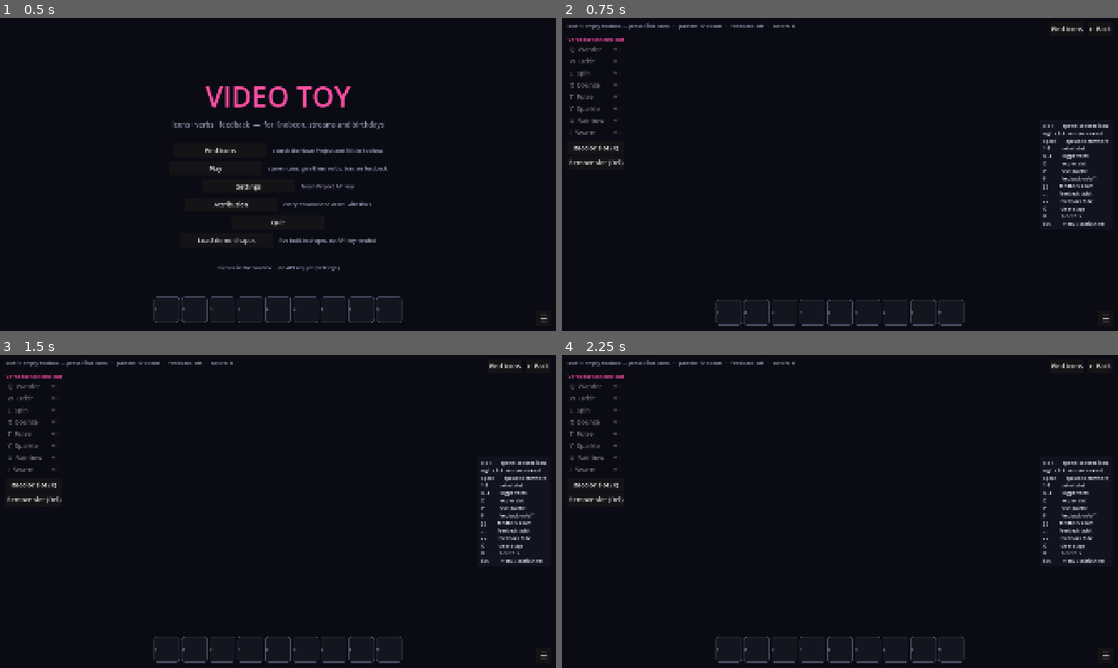
Above: before the commit, frames 1-4 (two rows, left to right).
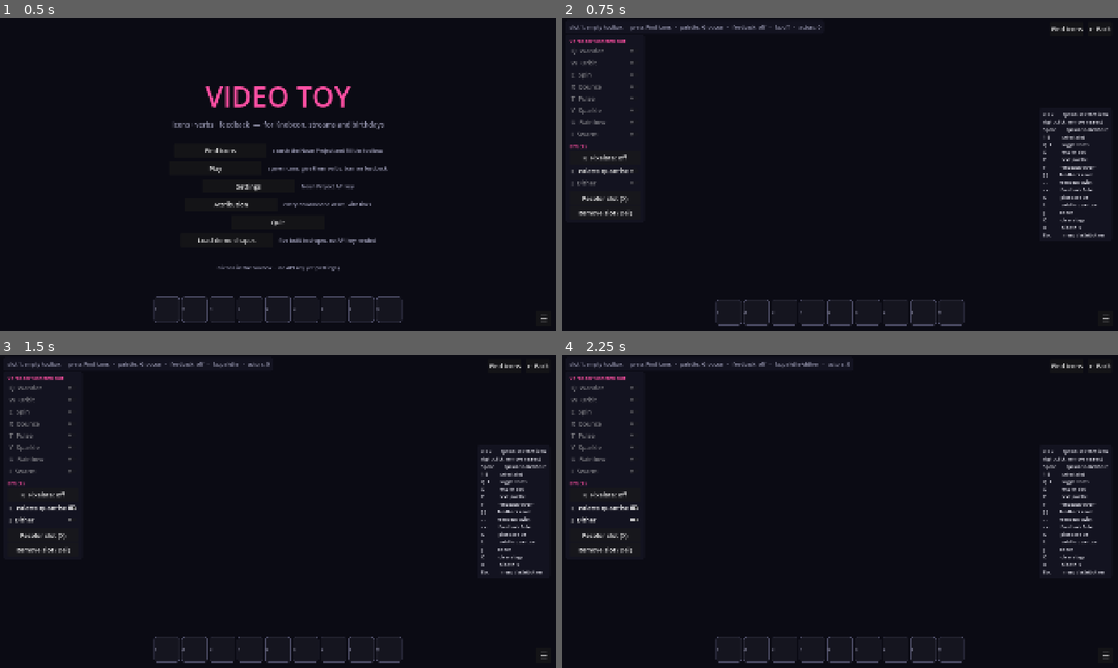
Above: after the commit, the same moments.

Repository: TheMutantFactory/video-toy
Game: Godot game, scene res://main.tscn
The game is run twice, just before and just after one commit, with the same random seed, the same clock (stepped at 60 frames per second) and the same inputs.
Inputs (mouse positions are in pixels of both pictures, inside the frame that each line leads up to):
- Up to frame 1 (0.5 s): no input
- Up to frame 2 (0.75 s): click "Play" at 0.5 s
- Up to frame 3 (1.5 s): click (44, 508) at 1.25 s, where only the run after the commit has a clickable "L Palette quantise"
- Up to frame 4 (2.25 s): click (606, 520) at 2 s, where only the run after the commit has a clickable "J Dither"

Frame 1 is identical in both runs. In frame 2, 3.5% of the frame differs, in the area x 0-99%, y 1-71%; in frame 3, 3.6%; in frame 4, 3.6%.

Commit message:
Stage post-process: pixelate, palette quantise, ordered dither
One canvas_item shader (src/fx.gdshader) on a full-screen ColorRect above the
world and feedback layers, below the HUD, sampling hint_screen_texture.
K cycles block size (off/4/8/12/20/32), L snaps every pixel to the nearest
colour of the active palette ring + background, J adds 4x4 Bayer dither on
the block grid. Palette changes re-feed the uniforms. Effects panel under the
verbs; HUD and verb panel now sit on translucent cards so they read on light
palettes. Capture mode adds pixelate.png and quantise.png.

Co-Authored-By: Claude Fable 5.1 <noreply@anthropic.com>

Diff:
--- /dev/null
+++ b/src/fx.gd
@@ -0,0 +1,79 @@
+extends ColorRect
+## The post-process layer (see fx.gdshader). Owns the effect state, pushes
+## uniforms, and hides itself when nothing is on so the plain path stays free.
+
+const PIXEL_STEPS := [0, 4, 8, 12, 20, 32]
+
+var pixel_step := 0
+var quantize := false
+var dither := false
+var _mat: ShaderMaterial
+
+
+func _ready() -> void:
+	set_anchors_and_offsets_preset(Control.PRESET_FULL_RECT)
+	mouse_filter = Control.MOUSE_FILTER_IGNORE
+	color = Color.WHITE
+	_mat = ShaderMaterial.new()
+	_mat.shader = load("res://src/fx.gdshader")
+	material = _mat
+	_push()
+
+
+func is_active() -> bool:
+	return pixel_step > 0 or quantize
+
+
+func pixel_size() -> int:
+	return PIXEL_STEPS[pixel_step]
+
+
+func cycle_pixelate() -> void:
+	pixel_step = (pixel_step + 1) % PIXEL_STEPS.size()
+	_push()
+
+
+func toggle_quantize() -> void:
+	quantize = not quantize
+	_push()
+
+
+func toggle_dither() -> void:
+	dither = not dither
+	_push()
+
+
+func set_state(pixel: int, quant: bool, dith: bool) -> void:
+	pixel_step = maxi(PIXEL_STEPS.find(pixel), 0)
+	quantize = quant
+	dither = dith
+	_push()
+
+
+## Feed the shader the active palette ring plus its background.
+func set_palette(index: int) -> void:
+	var colours: Array = Palettes.ring(index)
+	colours.append(Palettes.bg(index))
+	var arr: Array[Color] = []
+	for i in 16:
+		arr.append(colours[i] if i < colours.size() else Color.BLACK)
+	_mat.set_shader_parameter("palette", PackedColorArray(arr))
+	_mat.set_shader_parameter("palette_count", mini(colours.size(), 16))
+
+
+func describe() -> String:
+	if not is_active():
+		return "off"
+	var parts: Array = []
+	if pixel_step > 0:
+		parts.append("pixel %d" % pixel_size())
+	if quantize:
+		parts.append("palette" + ("+dither" if dither else ""))
+	return "  ".join(parts)
+
+
+func _push() -> void:
+	_mat.set_shader_parameter("pixel_size", float(pixel_size()))
+	_mat.set_shader_parameter("quantize", quantize)
+	_mat.set_shader_parameter("dither", dither)
+	visible = is_active()
--- /dev/null
+++ b/src/fx.gdshader
@@ -0,0 +1,62 @@
+shader_type canvas_item;
+// Post-process for the stage. Drawn as a full-screen ColorRect above the world
+// and below the HUD, sampling whatever was rendered underneath it.
+//
+//   pixel_size   0 = off, else block size in screen pixels
+//   quantize     snap every pixel to the nearest palette colour
+//   dither       ordered 4x4 Bayer before quantising (needs quantize)
+//   palette[]    the active Palettes ring + background, palette_count entries
+
+uniform sampler2D screen_tex : hint_screen_texture, filter_nearest, repeat_disable;
+uniform float pixel_size = 0.0;
+uniform bool quantize = false;
+uniform bool dither = false;
+uniform float dither_strength = 0.12;
+uniform int palette_count = 0;
+uniform vec4 palette[16];
+
+const float BAYER[16] = float[16](
+	 0.0,  8.0,  2.0, 10.0,
+	12.0,  4.0, 14.0,  6.0,
+	 3.0, 11.0,  1.0,  9.0,
+	15.0,  7.0, 13.0,  5.0);
+
+vec3 nearest_palette(vec3 c) {
+	vec3 best = c;
+	float best_d = 1e9;
+	// Perceptual-ish weights so green differences count more than blue.
+	const vec3 w = vec3(0.30, 0.59, 0.11);
+	for (int i = 0; i < 16; i++) {
+		if (i >= palette_count) break;
+		vec3 d = (c - palette[i].rgb) * w;
+		float dist = dot(d, d);
+		if (dist < best_d) {
+			best_d = dist;
+			best = palette[i].rgb;
+		}
+	}
+	return best;
+}
+
+void fragment() {
+	vec2 uv = SCREEN_UV;
+	vec2 screen_px = 1.0 / SCREEN_PIXEL_SIZE;
+	vec2 frag = uv * screen_px;
+	if (pixel_size > 0.5) {
+		frag = (floor(frag / pixel_size) + 0.5) * pixel_size;
+		uv = frag / screen_px;
+	}
+	vec3 c = texture(screen_tex, uv).rgb;
+	if (quantize && palette_count > 0) {
+		if (dither) {
+			// Threshold on the block grid when pixelated, else on real pixels.
+			vec2 cell = pixel_size > 0.5 ? floor(frag / pixel_size) : floor(frag);
+			int ix = int(mod(cell.x, 4.0));
+			int iy = int(mod(cell.y, 4.0));
+			float t = (BAYER[iy * 4 + ix] + 0.5) / 16.0 - 0.5;
+			c += t * dither_strength;
+		}
+		c = nearest_palette(clamp(c, 0.0, 1.0));
+	}
+	COLOR = vec4(c, 1.0);
+}
--- a/src/main.gd
+++ b/src/main.gd
@@ -77,7 +77,7 @@
 	DirAccess.make_dir_recursive_absolute(dir)
 	if Toolbox.slots.is_empty():
 		DemoPack.load_into(Toolbox, Ledger)
-	var shots := SCREENS.keys() + ["menu", "attribution", "feedback"]
+	var shots := SCREENS.keys() + ["menu", "attribution", "feedback", "pixelate", "quantise"]
 	for name in shots:
 		match name:
 			"menu":
@@ -93,6 +93,14 @@
 				current.demo_spawn()
 				current._set_feedback(true)
 				await get_tree().create_timer(3.0).timeout
+			"pixelate":
+				current.set_fx(12, false, false)
+				await get_tree().create_timer(0.3).timeout
+			"quantise":
+				current.palette_index = 3          # Cream: light bg, 5 inks
+				current._apply_palette()
+				current.set_fx(8, true, true)
+				await get_tree().create_timer(0.5).timeout
 			"stage":
 				show_screen(name)
 				await get_tree().create_timer(0.3).timeout
--- a/src/stage_screen.gd
+++ b/src/stage_screen.gd
@@ -5,12 +5,13 @@
 ##
 ## Keys: 1-9 slot · Q W E R T Y U I verbs · click spawn · right-click remove
 ## · Space random spawn · P palette · F feedback · [ ] zoom · , . rotate
-## · - = fade · C clear · H help · Esc menu
+## · - = fade · K pixelate · L palette quantise · J dither · C clear · H help · Esc menu
 
 signal navigate(name: String)
 
 const HotbarScript = preload("res://src/hotbar.gd")
 const ActorScript = preload("res://src/actor.gd")
+const FxScript = preload("res://src/fx.gd")
 const WORLD := Vector2i(1920, 1080)
 
 var palette_index := 0
@@ -31,7 +32,11 @@
 var _help: PanelContainer
 var _verb_panel: VBoxContainer
 var _verb_checks := {}
+var _fx_pixel_btn: Button
+var _fx_quant: CheckButton
+var _fx_dither: CheckButton
 var _hotbar
+var _fx
 
 
 func _ready() -> void:
@@ -82,23 +87,32 @@
 	_screen.mouse_filter = Control.MOUSE_FILTER_IGNORE
 	add_child(_screen)
 
+	_fx = FxScript.new()
+	add_child(_fx)
+
 	_build_hud()
 	Toolbox.selection_changed.connect(func(_i): _refresh_verbs())
 	Toolbox.changed.connect(_refresh_verbs)
 	_refresh_verbs()
 	_apply_palette()
+	_refresh_fx()
 
 
 # ---------------- HUD ----------------
 func _build_hud() -> void:
+	var hud_card := PanelContainer.new()
+	hud_card.position = Vector2(12, 8)
+	add_child(hud_card)
 	_hud = UI.label("", 18, UI.DIM)
-	_hud.position = Vector2(20, 14)
-	add_child(_hud)
-
+	hud_card.add_child(_hud)
+
+	# Verb panel sits on a translucent card so it reads on light palettes too.
+	var card := PanelContainer.new()
+	card.position = Vector2(12, 56)
+	add_child(card)
 	_verb_panel = VBoxContainer.new()
-	_verb_panel.position = Vector2(20, 60)
 	_verb_panel.add_theme_constant_override("separation", 2)
-	add_child(_verb_panel)
+	card.add_child(_verb_panel)
 	_verb_panel.add_child(UI.label("Verbs for selected slot", 18, UI.ACCENT))
 	for v in Verbs.ALL:
 		var cb := CheckButton.new()
@@ -108,6 +122,24 @@
 		_verb_panel.add_child(cb)
 		_verb_checks[v["id"]] = cb
 	_verb_panel.add_child(UI.vspace(6))
+	_verb_panel.add_child(UI.label("Effects", 18, UI.ACCENT))
+	_fx_pixel_btn = UI.button("", func():
+		_fx.cycle_pixelate()
+		_refresh_fx())
+	_verb_panel.add_child(_fx_pixel_btn)
+	_fx_quant = CheckButton.new()
+	_fx_quant.text = "L  Palette quantise"
+	_fx_quant.toggled.connect(func(_on):
+		_fx.toggle_quantize()
+		_refresh_fx())
+	_verb_panel.add_child(_fx_quant)
+	_fx_dither = CheckButton.new()
+	_fx_dither.text = "J  Dither"
+	_fx_dither.toggled.connect(func(_on):
+		_fx.toggle_dither()
+		_refresh_fx())
+	_verb_panel.add_child(_fx_dither)
+	_verb_panel.add_child(UI.vspace(6))
 	_verb_panel.add_child(UI.button("Recolor slot (X)", func(): _recolor()))
 	_verb_panel.add_child(UI.button("Remove slot (Del)", func(): Toolbox.remove(Toolbox.selected)))
 
@@ -120,7 +152,8 @@
 		"click        spawn selected icon\nright-click  remove nearest\nSpace        spawn somewhere\n"
 		+ "1-9          select slot\nQ..I         toggle verbs\nX            recolor slot\n"
 		+ "P            next palette\nF            feedback on/off\n[ ]          feedback zoom\n"
-		+ ", .          feedback twist\n- =          feedback fade\nC            clear stage\n"
+		+ ", .          feedback twist\n- =          feedback fade\nK            pixelate size\n"
+		+ "L            palette quantise\nJ            dither\nC            clear stage\n"
 		+ "H            hide this\nEsc          menu / attribution", 16)
 	_help.add_child(hl)
 	add_child(_help)
@@ -153,18 +186,33 @@
 	_update_hud()
 
 
+func _refresh_fx() -> void:
+	_fx_pixel_btn.text = "K  Pixelate: %s" % ("off" if _fx.pixel_step == 0 else "%d px" % _fx.pixel_size())
+	_fx_quant.set_pressed_no_signal(_fx.quantize)
+	_fx_dither.set_pressed_no_signal(_fx.dither)
+	_fx_dither.disabled = not _fx.quantize
+	_update_hud()
+
+
+## Used by --capture.
+func set_fx(pixel: int, quant: bool, dith: bool) -> void:
+	_fx.set_state(pixel, quant, dith)
+	_refresh_fx()
+
+
 func _update_hud() -> void:
 	var cur := Toolbox.current()
 	var name := str(cur.get("term", "—")) if not cur.is_empty() else "empty toolbox — press Find Icons"
-	_hud.text = "slot %d: %s   ·   palette: %s   ·   feedback: %s   ·   actors: %d" % [
+	_hud.text = "slot %d: %s   ·   palette: %s   ·   feedback: %s   ·   fx: %s   ·   actors: %d" % [
 		Toolbox.selected + 1, name, Palettes.get_palette(palette_index)["name"],
 		("zoom %.2f  twist %.2f  fade %.2f" % [fb_zoom, fb_rot, fb_fade]) if feedback else "off",
-		_actors.get_child_count()]
+		_fx.describe(), _actors.get_child_count()]
 
 
 # ---------------- palette / feedback ----------------
 func _apply_palette() -> void:
 	_bg.color = Palettes.bg(palette_index)
+	_fx.set_palette(palette_index)
 	_hotbar.palette_index = palette_index
 	_hotbar.refresh()
 	for a in _actors.get_children():
@@ -280,6 +328,15 @@
 		KEY_BRACKETRIGHT: fb_zoom = minf(1.20, fb_zoom + 0.01)
 		KEY_COMMA: fb_rot -= 0.01
 		KEY_PERIOD: fb_rot += 0.01
+		KEY_K:
+			_fx.cycle_pixelate()
+			_refresh_fx()
+		KEY_L:
+			_fx.toggle_quantize()
+			_refresh_fx()
+		KEY_J:
+			_fx.toggle_dither()
+			_refresh_fx()
 		KEY_MINUS: fb_fade = maxf(0.5, fb_fade - 0.02)
 		KEY_EQUAL: fb_fade = minf(0.995, fb_fade + 0.02)
 		KEY_C:
@@ -287,6 +344,6 @@
 				a.queue_free()
 		KEY_H:
 			_help.visible = not _help.visible
-			_verb_panel.visible = _help.visible
-			_hud.visible = _help.visible
-	_update_hud()
+			_verb_panel.get_parent().visible = _help.visible
+			_hud.get_parent().visible = _help.visible
+	_update_hud()
--- a/tests/smoke.gd
+++ b/tests/smoke.gd
@@ -97,6 +97,12 @@
 	led.free()
 	led2.free()
 
+	# post-process shader parses (compile errors print and fail the load)
+	var sh = load("res://src/fx.gdshader")
+	_check("fx shader loads", sh is Shader and sh.get_code().contains("hint_screen_texture"))
+	var fx = load("res://src/fx.gd")
+	_check("fx pixel steps start at off", fx.PIXEL_STEPS[0] == 0 and fx.PIXEL_STEPS.size() >= 4)
+
 	print("\n%d/%d checks passed" % [_n - _fails, _n])
 	quit(1 if _fails > 0 else 0)
 
Not shown, added: src/fx.gd.uid
Not shown, added: src/fx.gdshader.uid
Not shown, changed: README.md
